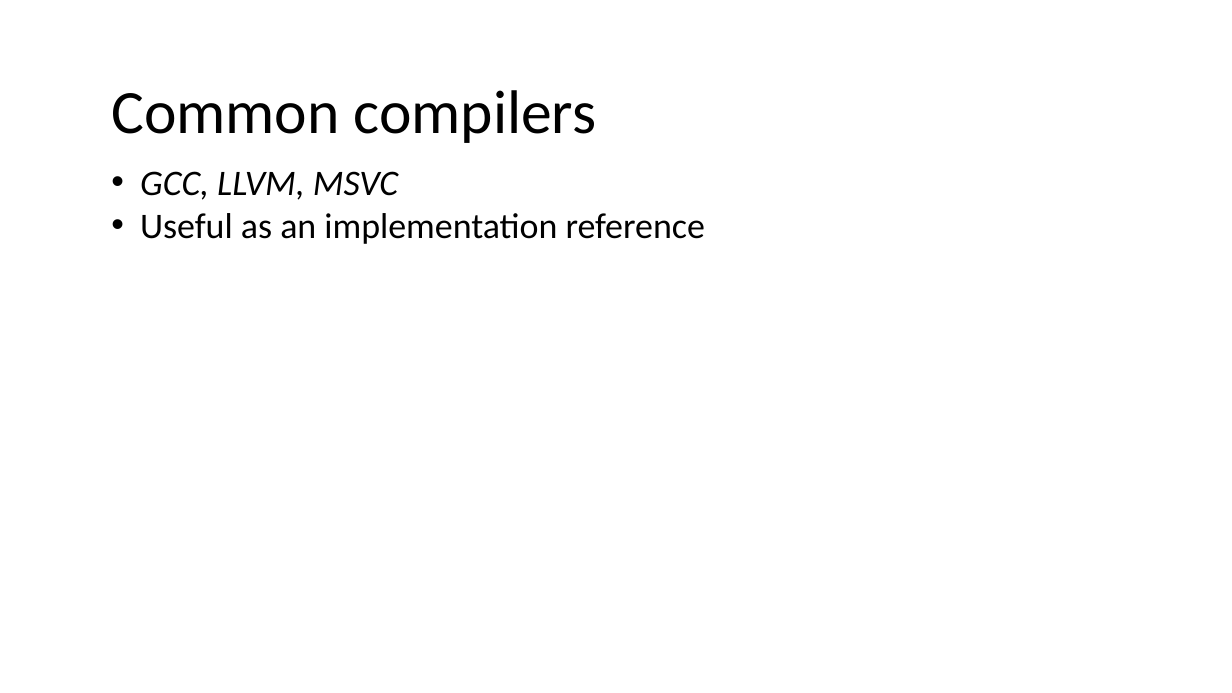
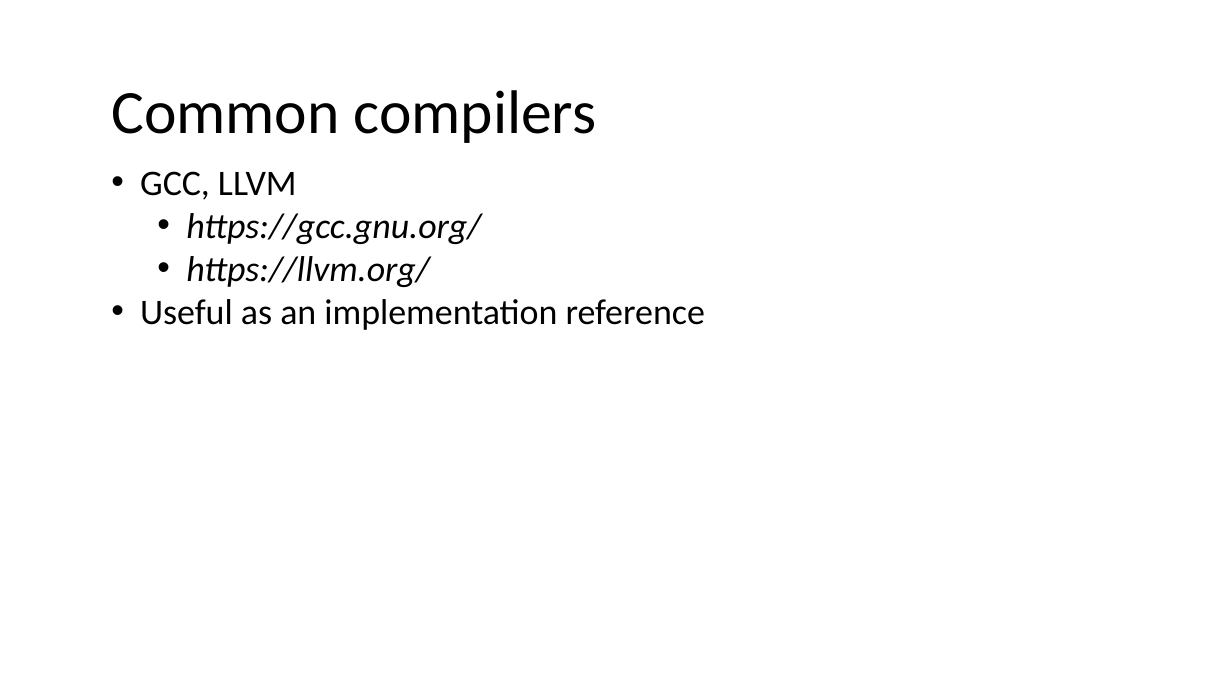
Before and after one commit to nivshani/compilation, a slide deck: slide 7 of slides/lexical_analysis.pptx. Drawn at 1232x693 pixels with LibreOffice and Linux fonts; fonts in the diff are those of the drawing. Boxes give left, top, right and bottom in pixels: in the first picture for what was removed or moved away, otherwise in the second. Text is boxed around its words. In the diff, an @@ line names an element or a change of style, - is before the commit and + after.

```diff
--- a/slides/lexical_analysis.pptx
+++ b/slides/lexical_analysis.pptx
@@ text at [140,171,481,287]: text changed @@
-• GCC, LLVM, MSVC
+• GCC, LLVM
+  • https://gcc.gnu.org/
+  • https://llvm.org/
```
Also in this commit, not shown: 2 other slides changed, 1 other file.
